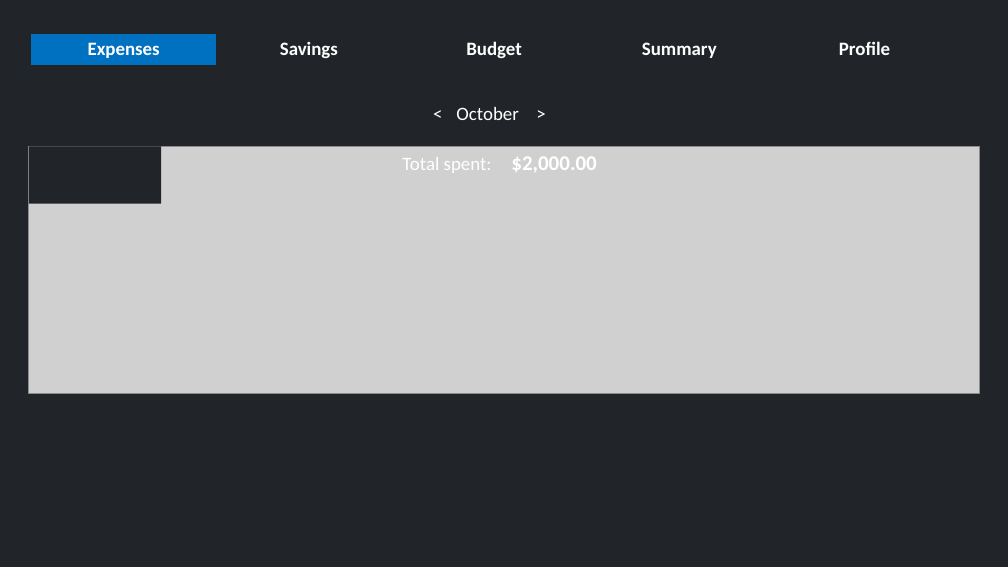
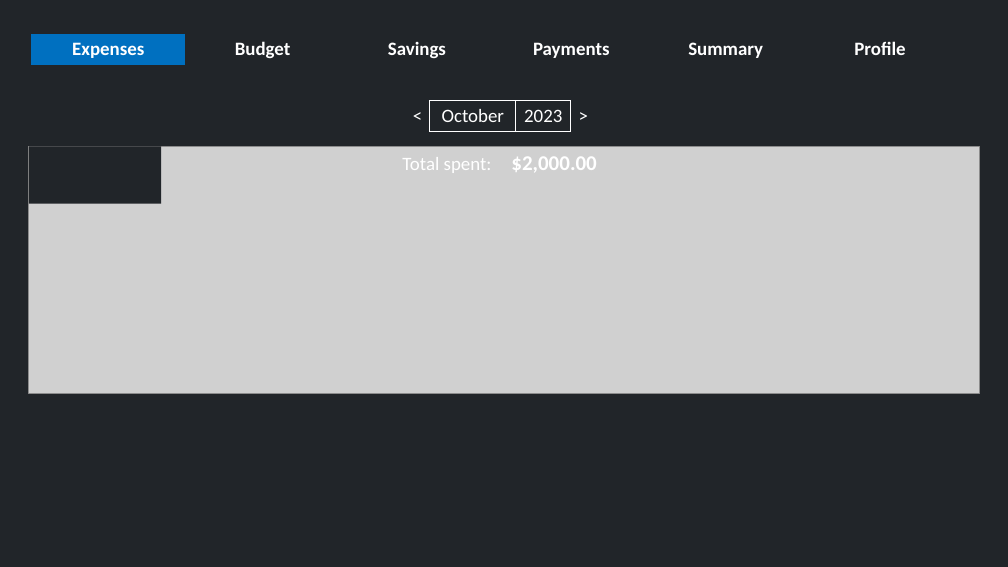
Before and after one commit to Daniel-dadu/ExpensesWebApp, a slide deck: slide 1 of front-end/MockupSimpleDesign.pptx. Drawn at 1008x567 pixels with LibreOffice and Linux fonts; fonts in the diff are those of the drawing; grey boxes stand for pictures. Boxes give left, top, right and bottom in pixels: in the first picture for what was removed or moved away, otherwise in the second. Text is boxed around its words. In the diff, an @@ line names an element or a change of style, - is before the commit and + after.

```diff
--- a/front-end/MockupSimpleDesign.pptx
+++ b/front-end/MockupSimpleDesign.pptx
@@ table at <box>31,34,957,65</box> @@
+column 2: Budget
-column 4, row 1: Budget
+column 4, row 1: Payments
@@ table at <box>405,101,597,132</box> @@
+column 3: 2023
@@ table: place and size @@
-table at <box>426,98,555,129</box>
+table at <box>405,101,597,132</box>
```
Also in this commit, not shown: 1 other slide changed, 4 slides added.
